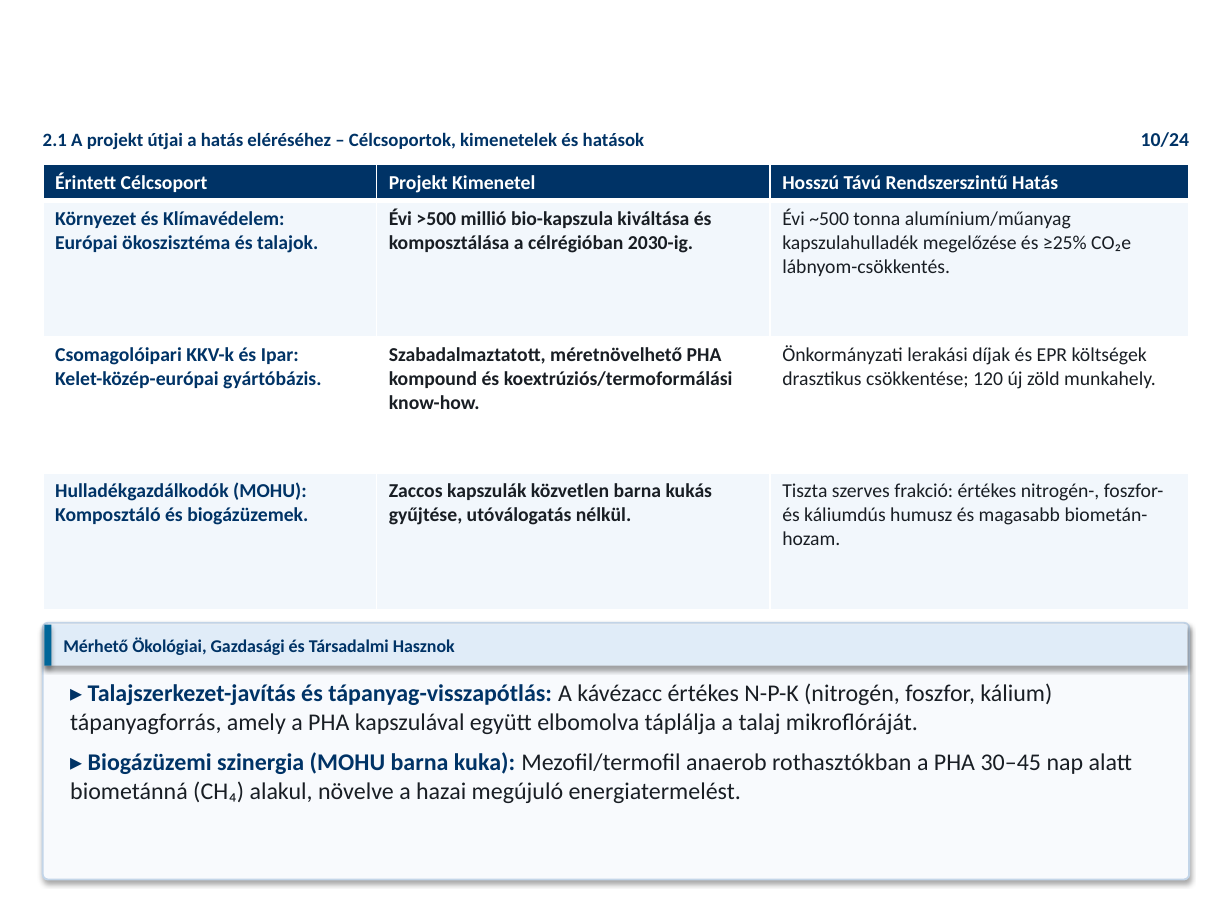
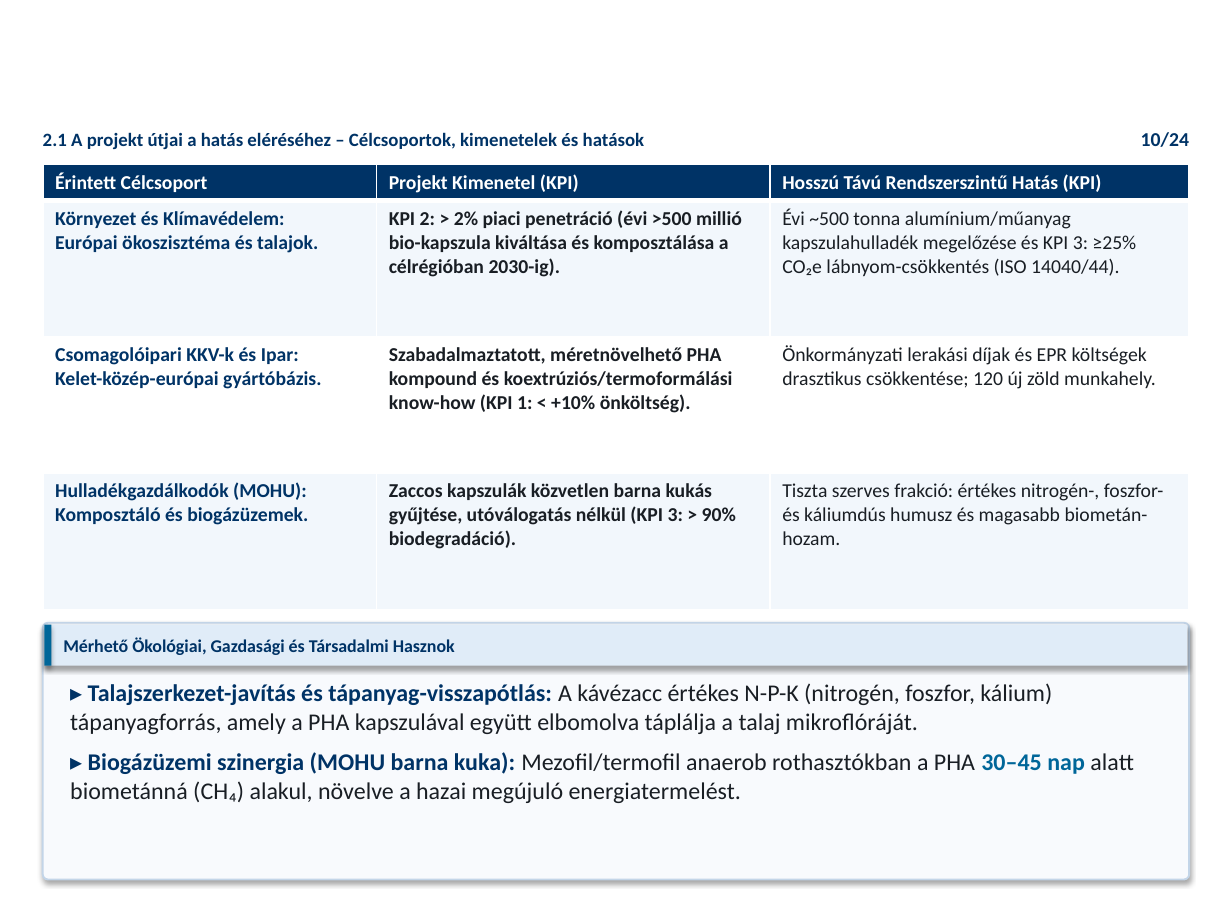
Before and after one commit to RMarci44/Fenntarthato-hulladek-projekt, a slide deck: slide 10 of PHACK_Prezentacio_Vegleges.pptx. Drawn at 1232x924 pixels with LibreOffice and Linux fonts; fonts in the diff are those of the drawing; background and template pictures are left out. Boxes give left, top, right and bottom in pixels: in the first picture for what was removed or moved away, otherwise in the second. Text is boxed around its words. In the diff, an @@ line names an element or a change of style, - is before the commit and + after.

```diff
--- a/PHACK_Prezentacio_Vegleges.pptx
+++ b/PHACK_Prezentacio_Vegleges.pptx
@@ table at [43,164,1189,609] @@
-row 1, column 2: Projekt Kimenetel
+row 1, column 2: Projekt Kimenetel (KPI)
-row 1, column 3: Hosszú Távú Rendszerszintű Hatás
+row 1, column 3: Hosszú Távú Rendszerszintű Hatás (KPI)
-row 2, column 2: Évi >500 millió bio-kapszula kiváltása és komposztálása a célrégióban 2030-ig.
+row 2, column 2: KPI 2: > 2% piaci penetráció (évi >500 millió bio-kapszula kiváltása és komposztálása a célrégióban 2030-ig).
-row 2, column 3: Évi ~500 tonna alumínium/műanyag kapszulahulladék megelőzése és ≥25% CO₂e lábnyom-csökkentés.
+row 2, column 3: Évi ~500 tonna alumínium/műanyag kapszulahulladék megelőzése és KPI 3: ≥25% CO₂e lábnyom-csökkentés (ISO 14040/44).
-row 3, column 2: Szabadalmaztatott, méretnövelhető PHA kompound és koextrúziós/termoformálási know-how.
+row 3, column 2: Szabadalmaztatott, méretnövelhető PHA kompound és koextrúziós/termoformálási know-how (KPI 1: < +10% önköltség).
-row 4, column 2: Zaccos kapszulák közvetlen barna kukás gyűjtése, utóválogatás nélkül.
+row 4, column 2: Zaccos kapszulák közvetlen barna kukás gyűjtése, utóválogatás nélkül (KPI 3: > 90% biodegradáció).
@@ text at [70,752,1134,803]: text colour #191E24 to #006699, bold on in "30–45 nap" @@
```
Also in this commit, not shown: 18 other slides changed, 27 other files.
